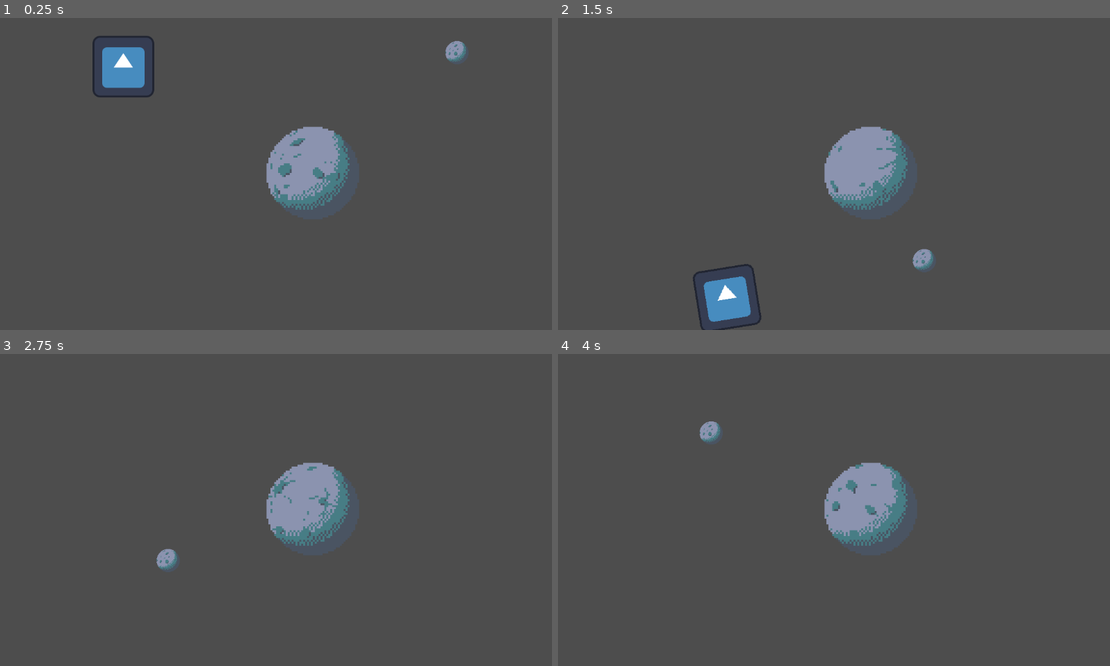
Above: before the commit, frames 1-4 (two rows, left to right).
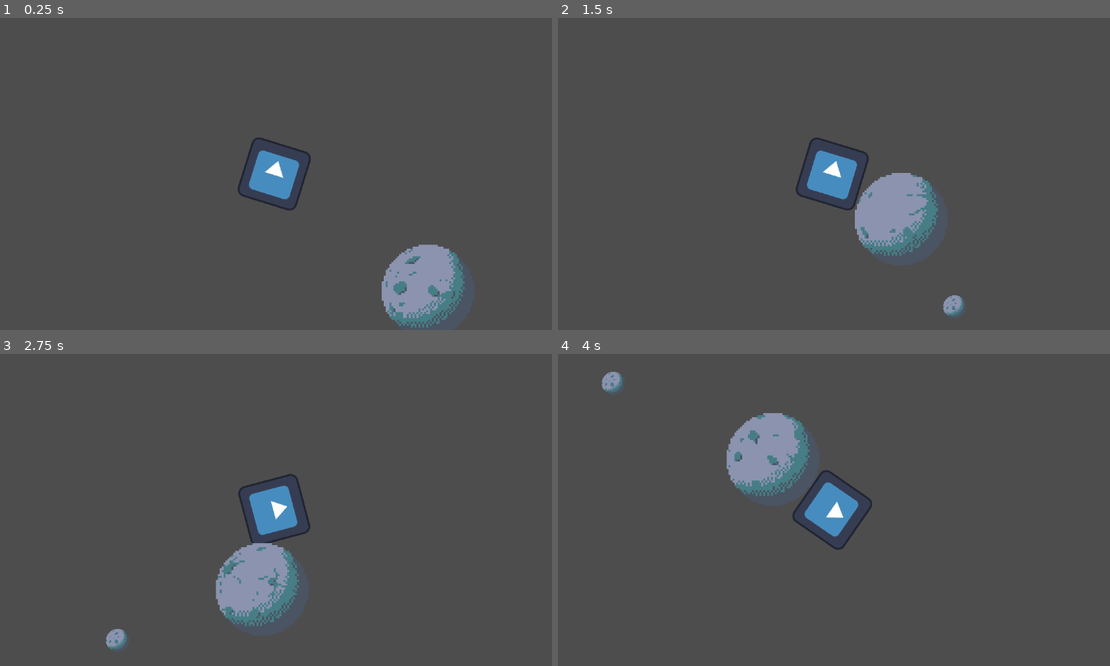
Above: after the commit, the same moments.

Repository: henreedev/hackathon
Game: Godot game, scene res://scenes/main.tscn
Two runs of this game, one before a commit and one after it. Both use one fixed random seed, a clock stepped at 60 frames per second and the inputs below. The engine's default icon, where the game draws it, is replaced by a stand-in: a white triangle on a blue panel in a dark square.
Inputs:
- Up to frame 1 (0.25 s): no input
- Up to frame 2 (1.5 s): hold D (move_right) from 0.53 s (still down); tap Space (jump) at 0.77 s
- Up to frame 3 (2.75 s): tap Space (jump) at 1.52 s; release D (move_right) at 2.03 s; hold A (move_left) from 2.03 s (still down)
- Up to frame 4 (4 s): release A (move_left) at 2.78 s; hold D (move_right) from 2.78 s (still down); tap Space (jump) at 3.02, 3.77 s

The runs differ from the first frame. In frame 1, 8.1% of the frame differs, in the area x 16-85%, y 5-100%; in frame 2, 7.8%; in frame 3, 7.0%; in frame 4, 7.1%.
Error after the commit: Invalid assignment of property or key 'rotation' with value of type 'float' on a base object of type 'GodotPhysicsDirectBodyState2D'. (res://scenes/characters/…

Commit message:
adjust player rotation values

Diff:
--- a/scenes/characters/player.gd
+++ b/scenes/characters/player.gd
@@ -36,10 +36,20 @@
 func remove_planet(planet : Planet):
 	_planets.erase(planet)
 
+func _integrate_forces(state):
+	if _target_planet:
+		var rotate_speed = 0.01
+		print(rad_to_deg(get_angle_to(_target_planet.position)))
+		state.rotation = lerp_angle(rotation, get_angle_to(_target_planet.position), rotate_speed)
+	else:
+		var rotate_speed = 0.01
+		state.rotation = lerp_angle(rotation, 0, rotate_speed)
+
 func _physics_process(delta):
 	_calc_gravity_vector()
 	if _target_planet:
-		var rotate_speed = 1.0
+		var rotate_speed = 5.0
+		print(rad_to_deg(get_angle_to(_target_planet.position)))
 		rotation = lerp_angle(rotation, get_angle_to(_target_planet.position), delta * rotate_speed)
 	else:
 		var rotate_speed = 1.0
--- a/scenes/characters/player.tscn
+++ b/scenes/characters/player.tscn
@@ -15,3 +15,5 @@
 [node name="CollisionShape2D" type="CollisionShape2D" parent="."]
 position = Vector2(0, 1)
 shape = SubResource("RectangleShape2D_xrj68")
+
+[node name="Camera2D" type="Camera2D" parent="."]
--- a/scenes/environment/planet.tscn
+++ b/scenes/environment/planet.tscn
@@ -266,7 +266,7 @@
 scale = Vector2(4, 4)
 sprite_frames = SubResource("SpriteFrames_ec5ov")
 animation = &"orbit"
-frame_progress = 0.537335
+frame_progress = 0.753983
 
 [node name="Area2D" type="Area2D" parent="."]
 gravity_space_override = 3
--- a/scenes/main.tscn
+++ b/scenes/main.tscn
@@ -1,16 +1,24 @@
-[gd_scene load_steps=4 format=3 uid="uid://b6ccbqlao12un"]
+[gd_scene load_steps=5 format=3 uid="uid://b6ccbqlao12un"]
 
 [ext_resource type="PackedScene" uid="uid://c1nhldq5wc608" path="res://scenes/characters/player.tscn" id="1_85sax"]
 [ext_resource type="PackedScene" uid="uid://iiexavaf3lba" path="res://scenes/environment/planet.tscn" id="2_o6jw5"]
 [ext_resource type="PackedScene" uid="uid://b7v0gepg1lqob" path="res://scenes/environment/asteroid.tscn" id="3_bonlj"]
 
+[sub_resource type="WorldBoundaryShape2D" id="WorldBoundaryShape2D_sgeh2"]
+
 [node name="Main" type="Node2D"]
 
 [node name="Player" parent="." instance=ExtResource("1_85sax")]
-position = Vector2(263, 73)
+position = Vector2(334, 73)
 
 [node name="Planet" parent="." instance=ExtResource("2_o6jw5")]
 position = Vector2(656, 322)
 
 [node name="Asteroid" parent="." instance=ExtResource("3_bonlj")]
 position = Vector2(955, 44)
+
+[node name="StaticBody2D" type="StaticBody2D" parent="."]
+
+[node name="CollisionShape2D" type="CollisionShape2D" parent="StaticBody2D"]
+position = Vector2(414, 688)
+shape = SubResource("WorldBoundaryShape2D_sgeh2")
